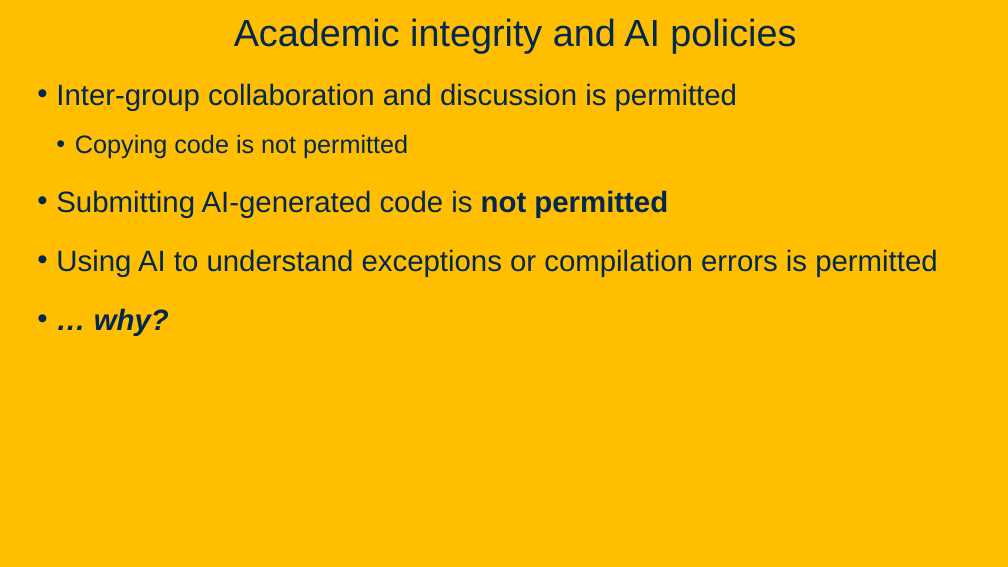
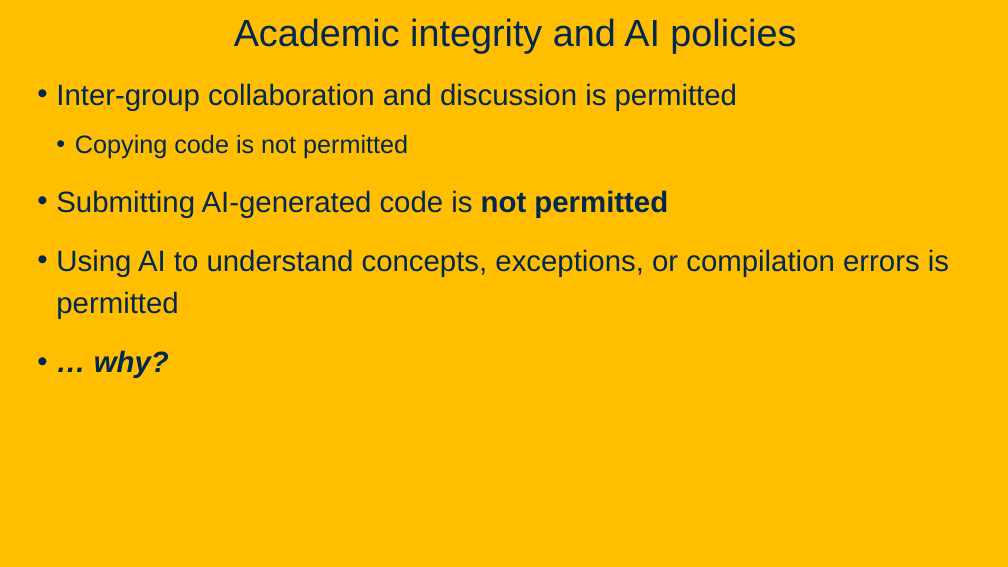
Before and after one commit to davsec-teaching/ecs160-f25, a slide deck: slide 8 of slides/1_logistics_and_course_introduction.pptx (slide 7 before the commit). Drawn at 1008x567 pixels with LibreOffice and Linux fonts; fonts in the diff are those of the drawing; background and template pictures are left out. Boxes give left, top, right and bottom in pixels: in the first picture for what was removed or moved away, otherwise in the second. Text is boxed around its words. In the diff, an @@ line names an element or a change of style, - is before the commit and + after.

```diff
--- a/slides/1_logistics_and_course_introduction.pptx
+++ b/slides/1_logistics_and_course_introduction.pptx
@@ text at bbox=[56, 249, 949, 319]: text changed @@
-• Using AI to understand exceptions or compilation errors is permitted
+• Using AI to understand concepts, exceptions, or compilation errors is permitted
```
Also in this commit, not shown: 19 other slides changed, 4 slides added, 1 other file.
